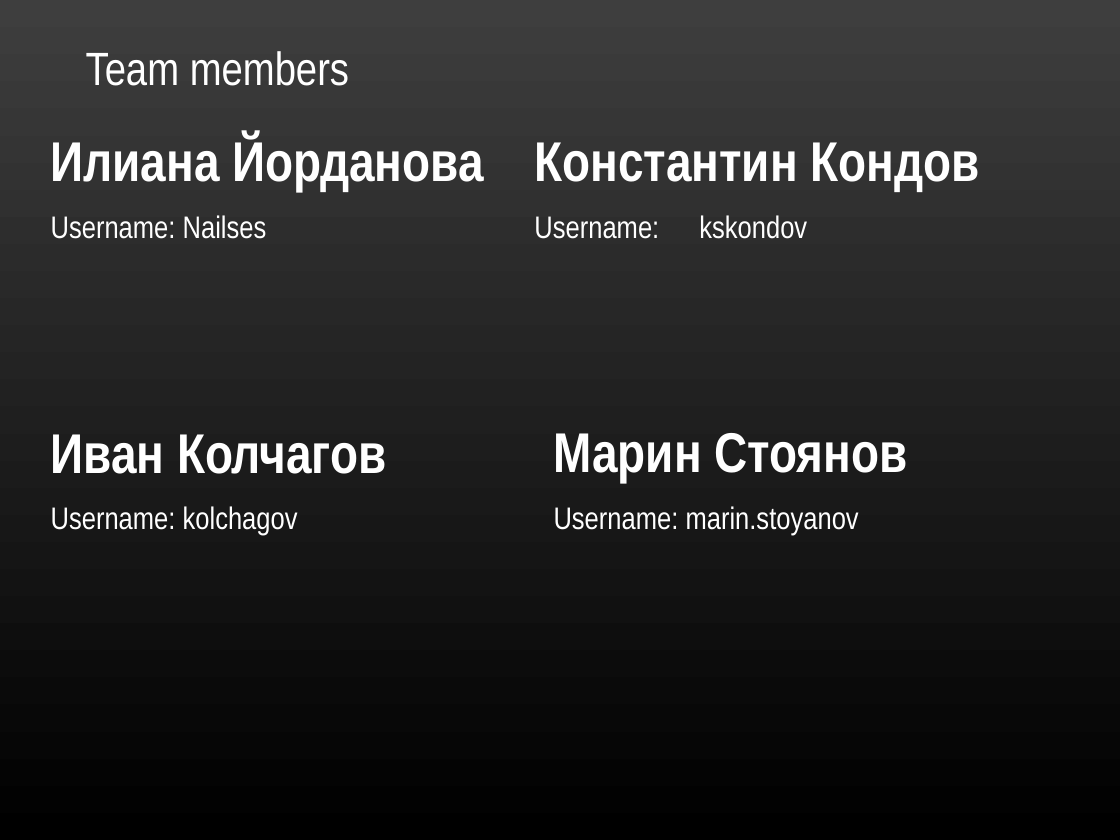
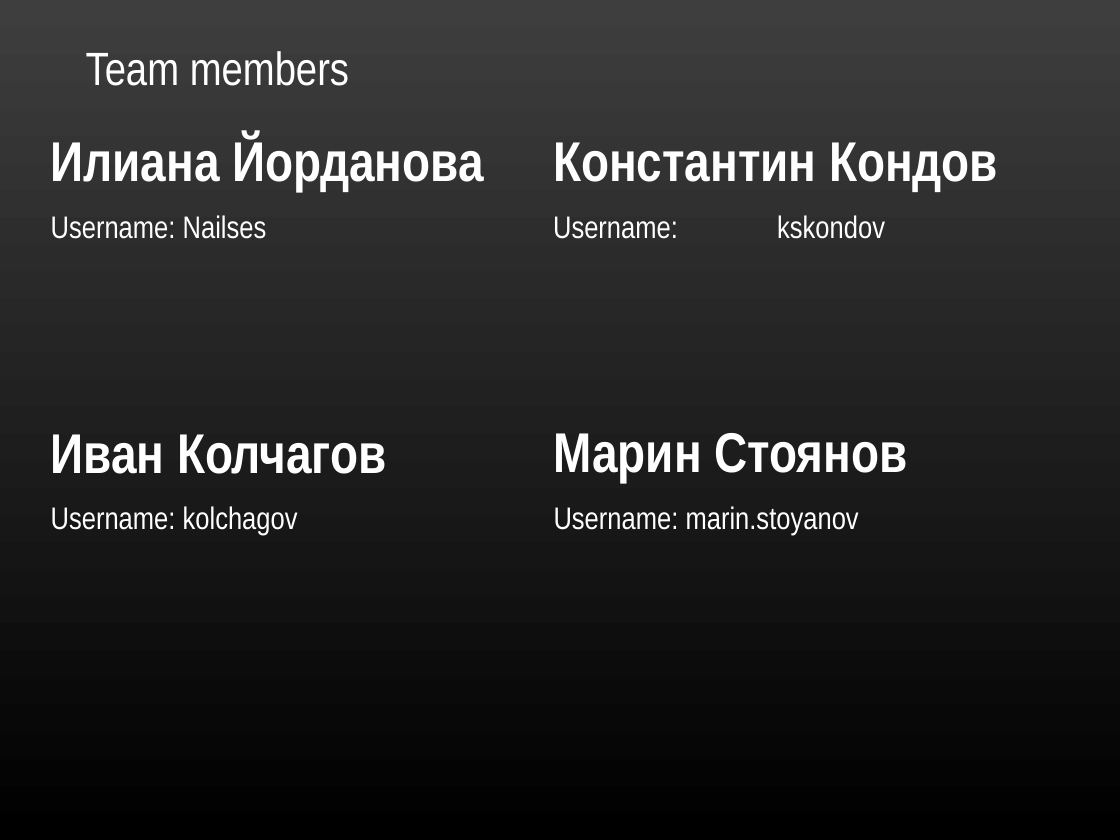
Before and after one commit to TeamSimba/Flapper, a slide deck: slide 2 of Flappy/Documentation/presentation.ppt. Drawn at 1120x840 pixels with LibreOffice and Linux fonts; fonts in the diff are those of the drawing; background and template pictures are left out. Boxes give left, top, right and bottom in pixels: in the first picture for what was removed or moved away, otherwise in the second. Text is boxed around its words. In the diff, an @@ line names an element or a change of style, - is before the commit and + after.

```diff
--- a/Flappy/Documentation/presentation.ppt
+++ b/Flappy/Documentation/presentation.ppt
@@ text "Илиана Йорданова" at (x1=51, y1=136, x2=483, y2=239): less space between paragraphs; more space between paragraphs @@
@@ text "Константин Кондов" at (x1=553, y1=142, x2=998, y2=239): less space between paragraphs; more space between paragraphs @@
@@ text "Константин Кондов" moved from (x1=534, y1=142, x2=979, y2=239) to (x1=553, y1=142, x2=998, y2=239) @@
```
Also in this commit, not shown: 3 other slides changed, 7 other files.
